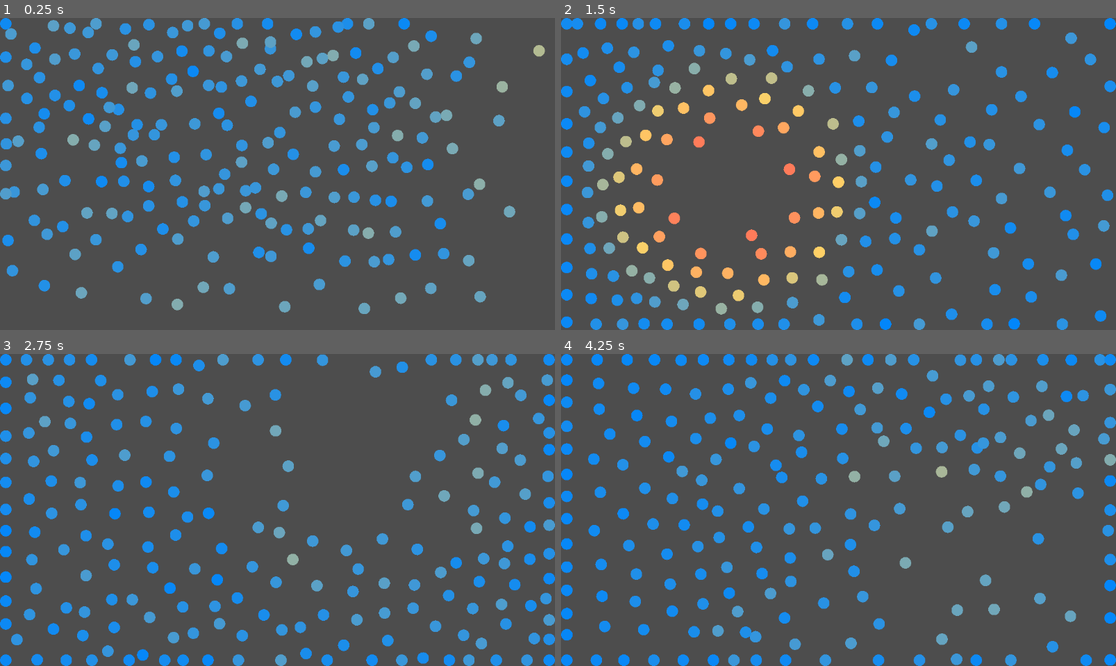
Above: before the commit, frames 1-4 (two rows, left to right).
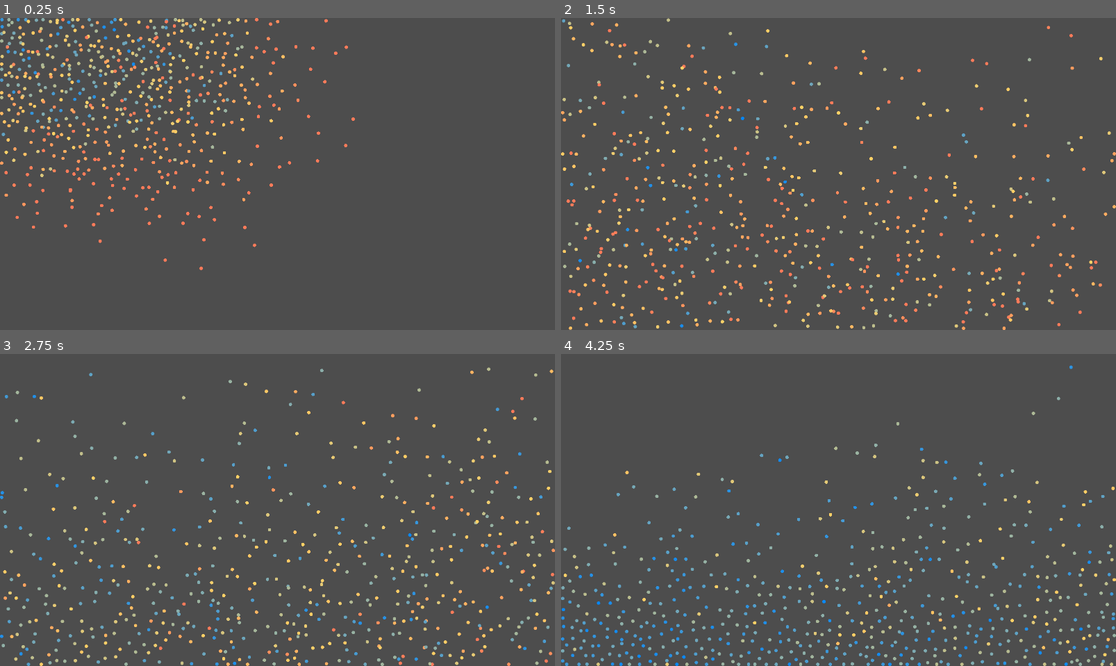
Above: after the commit, the same moments.

Repository: WilliamNord/water-simulator
Game: Godot game, scene res://world.tscn
Same seed, same stepped clock (60 frames per second), same inputs: the game is played once before the commit and once after it.
Inputs (mouse positions are in pixels of both pictures, inside the frame that each line leads up to):
- Up to frame 1 (0.25 s): no input
- Up to frame 2 (1.5 s): move the mouse to (960, 158) at 0.52 s; click (960, 158) at 0.67 s; move the mouse to (727, 189) at 1.27 s; click (727, 189) at 1.42 s
- Up to frame 3 (2.75 s): move the mouse to (333, 441) at 2.02 s; click (333, 441) at 2.17 s
- Up to frame 4 (4.25 s): move the mouse to (810, 572) at 2.77 s; click (810, 572) at 2.92 s; move the mouse to (1005, 556) at 3.52 s; click (1005, 556) at 3.67 s

The runs differ from the first frame. In frame 1, 16% of the frame differs, in the area x 0-99%, y 0-95%; in frame 2, 16%; in frame 3, 16%; in frame 4, 16%, in the area x 0-100%, y 0-100%.

Commit message:
Optimalisering av kode
Jeg har lagt til en grid metode som gjør at partikler bare "kolliderer" med nabo partikler. antall partikler med mye lag har gått fra 400 til 1000

Diff:
--- /dev/null
+++ b/water-particle-sim/menu.tscn
@@ -0,0 +1,9 @@
+[gd_scene format=3 uid="uid://bvcmgex84besb"]
+
+[node name="Control" type="Control" unique_id=340672274]
+layout_mode = 3
+anchors_preset = 15
+anchor_right = 1.0
+anchor_bottom = 1.0
+grow_horizontal = 2
+grow_vertical = 2
--- a/water-particle-sim/particle.gd
+++ b/water-particle-sim/particle.gd
@@ -1,13 +1,15 @@
 extends RigidBody2D
 
-@export var radius = 12
+@export var radius = 15
 
 # Farger for ulike hastigheter
 var color = Color("#14D2FF")
 @export var slow_color: Color = Color("#0286fa")
 @export var mid_color: Color = Color("#FFD166")
 @export var fast_color: Color = Color("#FF7B5A")
-@export var max_speed: float = 2000.0
+@export var max_speed: float = 1500.0
+@export var velocity_mod: float = 0.99
+
 
 
 func _draw():
@@ -17,7 +19,7 @@
 	add_to_group("particles")
 
 func _physics_process(delta):
-	self.linear_velocity *= 0.95
+	self.linear_velocity *= velocity_mod
 
 	var pos = global_position
 	var velocity = linear_velocity
--- a/water-particle-sim/particle.tscn
+++ b/water-particle-sim/particle.tscn
@@ -1,12 +1,12 @@
-[gd_scene load_steps=3 format=3 uid="uid://chme6m452hk8t"]
+[gd_scene format=3 uid="uid://chme6m452hk8t"]
 
 [ext_resource type="Script" uid="uid://j01wmx7y18dd" path="res://particle.gd" id="1_kgu82"]
 
 [sub_resource type="PhysicsMaterial" id="PhysicsMaterial_kgu82"]
 friction = 0.0
 
-[node name="particle" type="RigidBody2D" groups=["particles"]]
-mass = 0.5
+[node name="particle" type="RigidBody2D" unique_id=360394288 groups=["particles"]]
+mass = 1.5
 physics_material_override = SubResource("PhysicsMaterial_kgu82")
-gravity_scale = 0.0
 script = ExtResource("1_kgu82")
+radius = 7
--- a/water-particle-sim/particle_manager.gd
+++ b/water-particle-sim/particle_manager.gd
@@ -1,61 +1,94 @@
 extends Node2D
 
-@export var repell_radius: float = 80.0
-@export var repell_strength: float = 50.0
+@export var repell_radius: float = 50.0
+@export var repell_strength: float = 600.0
 @export var mouse_repell_radius: float = 300.0
 @export var mouse_repell_strength: float = 100.0
 
 var particles: Array = []
 
+# Grid
+var grid := {}
+var cell_size: float
+
 func _ready():
 	await get_tree().process_frame
-	# Samle alle partikler ved oppstart
 	particles = get_tree().get_nodes_in_group("particles")
 
-func register_particle(particle):
-	if not particles.has(particle):
-		particles.append(particle)
+	# Viktig: cell size bør være lik eller større enn radius
+	cell_size = repell_radius
 
-#func unregister_particle(particle):
-	#particles.erase(particle)
+
+func get_cell(pos: Vector2) -> Vector2i:
+	return Vector2i(
+		int(pos.x / cell_size),
+		int(pos.y / cell_size)
+	)
+
 
 func _physics_process(delta):
-	# Håndterer musinteraksjon
+	var radius_sq = repell_radius * repell_radius
+
+	particles = particles.filter(func(p): return is_instance_valid(p))
+
+	grid.clear()
+
+	for particle in particles:
+		var cell = get_cell(particle.global_position)
+
+		if not grid.has(cell):
+			grid[cell] = []
+
+		grid[cell].append(particle)
+
+	# input fra mus
 	if Input.is_mouse_button_pressed(MOUSE_BUTTON_LEFT):
 		var mouse_pos = get_global_mouse_position()
+		var mouse_radius_sq = mouse_repell_radius * mouse_repell_radius
+
 		for particle in particles:
-			if not is_instance_valid(particle):
-				continue
+			var to_mouse = particle.global_position - mouse_pos
+			var dist_sq = to_mouse.length_squared()
 
-			var to_mouse = particle.global_position - mouse_pos
-			var distance = to_mouse.length()
+			if dist_sq < mouse_radius_sq and dist_sq > 0:
+				var distance = sqrt(dist_sq)
+				var direction = to_mouse / distance
+				var force = direction * (mouse_repell_radius - distance) * mouse_repell_strength
 
-			if distance < mouse_repell_radius and distance > 0:
-				var direction = to_mouse.normalized()
-				var force = direction * (mouse_repell_radius - distance) * mouse_repell_strength
 				particle.apply_central_force(force)
 
-	# Beregn alle partikkel-partikkel interaksjoner
-	for i in range(particles.size()):
-		var particle_a = particles[i]
-		if not is_instance_valid(particle_a):
-			continue
 
-		# Sjekk bare partikler som ikke er segselv
-		for j in range(i + 1, particles.size()):
-			var particle_b = particles[j]
-			if not is_instance_valid(particle_b):
-				continue
+	for cell in grid.keys():
 
-			#regner distanse og retning mellom partikler
-			var to_other = particle_b.global_position - particle_a.global_position
-			var distance = to_other.length()
+		var cell_particles = grid[cell]
 
-			#sjekker om et partikkel er nerme nokk til å dyttes vekk
-			if distance > 0 and distance < repell_radius:
-				var direction = to_other.normalized()
-				var force_magnitude = (repell_radius - distance) * repell_strength
+		# Finn nabo-celler
+		var neighbors := []
 
-				#Påfører samme kraft på begge partiklere i motsatt rettning.
-				particle_a.apply_central_force(-direction * force_magnitude)
-				particle_b.apply_central_force(direction * force_magnitude)
+		for x in range(-1, 2):
+			for y in range(-1, 2):
+				var neighbor_cell = cell + Vector2i(x, y)
+
+				if grid.has(neighbor_cell):
+					neighbors += grid[neighbor_cell]
+
+
+		# Sjekk interaksjoner
+		for particle_a in cell_particles:
+			for particle_b in neighbors:
+
+				if particle_a == particle_b:
+					continue
+
+				var to_other = particle_b.global_position - particle_a.global_position
+				var dist_sq = to_other.length_squared()
+
+				if dist_sq > 0 and dist_sq < radius_sq:
+					var distance = sqrt(dist_sq)
+					var direction = to_other / distance
+					var force_mag = (repell_radius - distance) * repell_strength
+
+					var force = direction * force_mag
+
+					particle_a.apply_central_force(-force)
+					particle_b.apply_central_force(force)
--- a/water-particle-sim/project.godot
+++ b/water-particle-sim/project.godot
@@ -8,12 +8,21 @@
 
 config_version=5
 
+[animation]
+
+compatibility/default_parent_skeleton_in_mesh_instance_3d=true
+
 [application]
 
 config/name="water particle sim"
 run/main_scene="uid://bbgaylh5qor11"
-config/features=PackedStringArray("4.4", "Forward Plus")
+config/features=PackedStringArray("4.6", "Forward Plus")
 config/icon="res://icon.svg"
+
+[display]
+
+window/size/viewport_width=2304
+window/size/viewport_height=1296
 
 [global_group]
 
--- a/water-particle-sim/world.gd
+++ b/water-particle-sim/world.gd
@@ -1,11 +1,10 @@
 extends Node2D
 
 const PARTICLE_SCENE = preload("res://particle.tscn")
-@export var num_particles: int = 200
+@export var num_particles: int = 600
 var screen_height = 1080 / 2
 var screen_width = 1920 / 2
 @export var spawn_area: Rect2 = Rect2(Vector2(0, 0), Vector2(screen_width, screen_height))
-
 
 func _ready():
 	DisplayServer.window_set_size(Vector2i(screen_width, screen_height))
--- a/water-particle-sim/world.tscn
+++ b/water-particle-sim/world.tscn
@@ -1,6 +1,6 @@
-[gd_scene load_steps=2 format=3 uid="uid://bbgaylh5qor11"]
+[gd_scene format=3 uid="uid://bbgaylh5qor11"]
 
 [ext_resource type="Script" uid="uid://cvg2ypo1gvxd2" path="res://world.gd" id="1_f3sb7"]
 
-[node name="World" type="Node2D"]
+[node name="World" type="Node2D" unique_id=737754421]
 script = ExtResource("1_f3sb7")
Not shown, changed: .DS_Store
